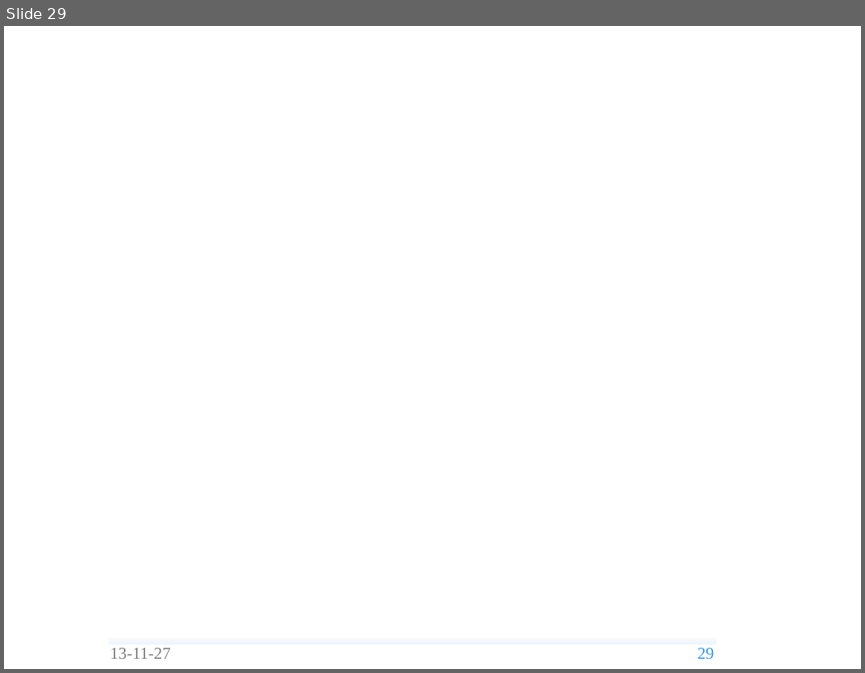
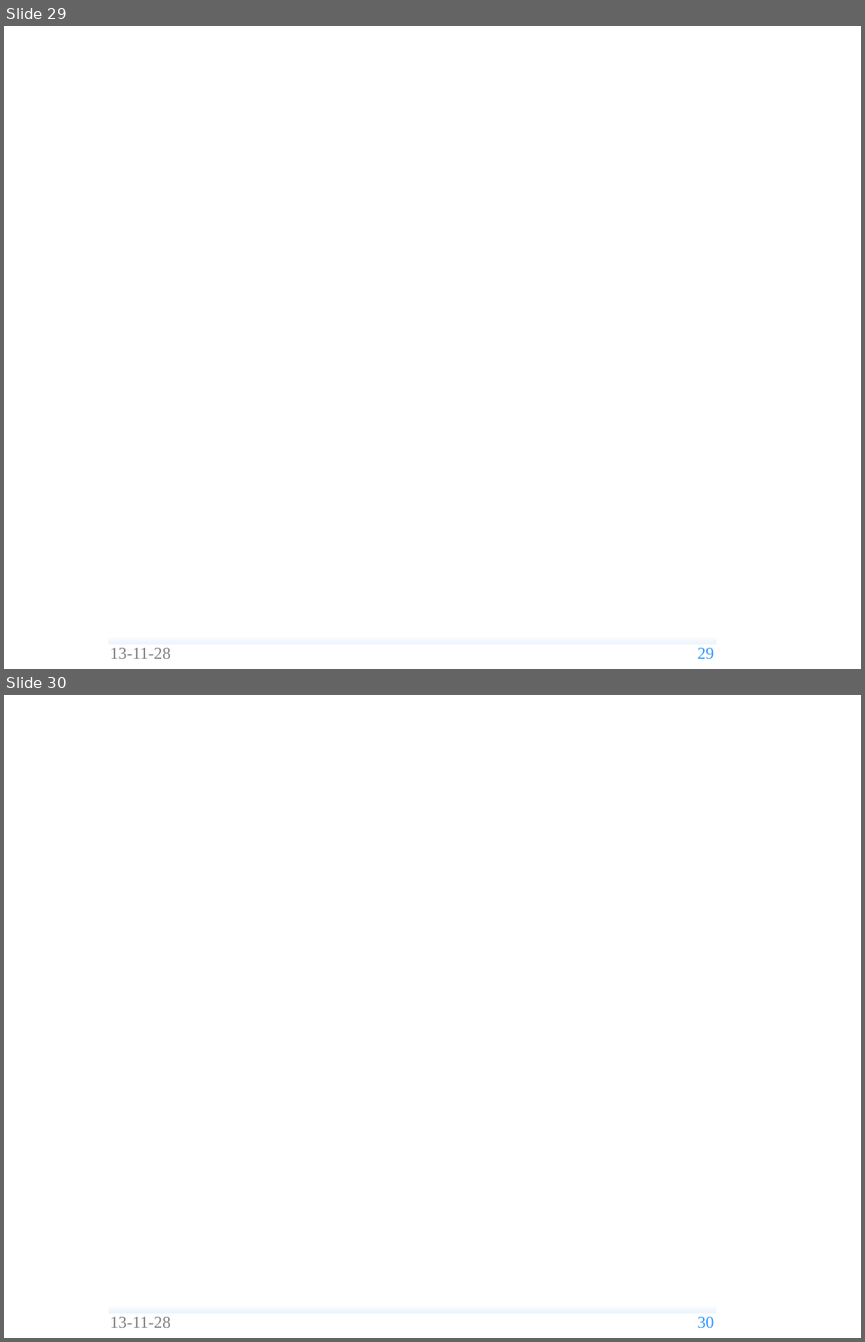
Before and after one commit to andrea-bottoli/DSD, a slide deck: Documentation/Presentations/Alpha_Prototype.odp. Shown one above the other, each under a label of ours: slide 29 before the commit, slides 29 and 30 after it. The pictures are 865x673 and 865x1342 pixels, drawn with LibreOffice and Linux fonts; fonts in the diff are those of the drawing; background and template pictures are left out. Boxes give left, top, right and bottom in pixels: in the first picture for what was removed or moved away, otherwise in the second. Text is boxed around its words. In the diff, an @@ line names an element or a change of style, - is before the commit and + after.

```diff
--- a/Documentation/Presentations/Alpha_Prototype.odp
+++ b/Documentation/Presentations/Alpha_Prototype.odp
@@ slide 30 added at [4, 695, 861, 1338], background picture (left out); not listed: 1 template element that a slide beside it also shows @@
@@ text added at [110, 1316, 171, 1327], 14 pt, text #808080 @@
+13-11-28
@@ page number added at [698, 1316, 715, 1327], 14 pt, text #3399FF @@
+30
@@ slide 29 changed as well @@
@@ text at [110, 647, 171, 658]: text changed @@
-13-11-27
+13-11-28
```
Also in this commit, not shown: 32 other slides changed, 1 other file.
